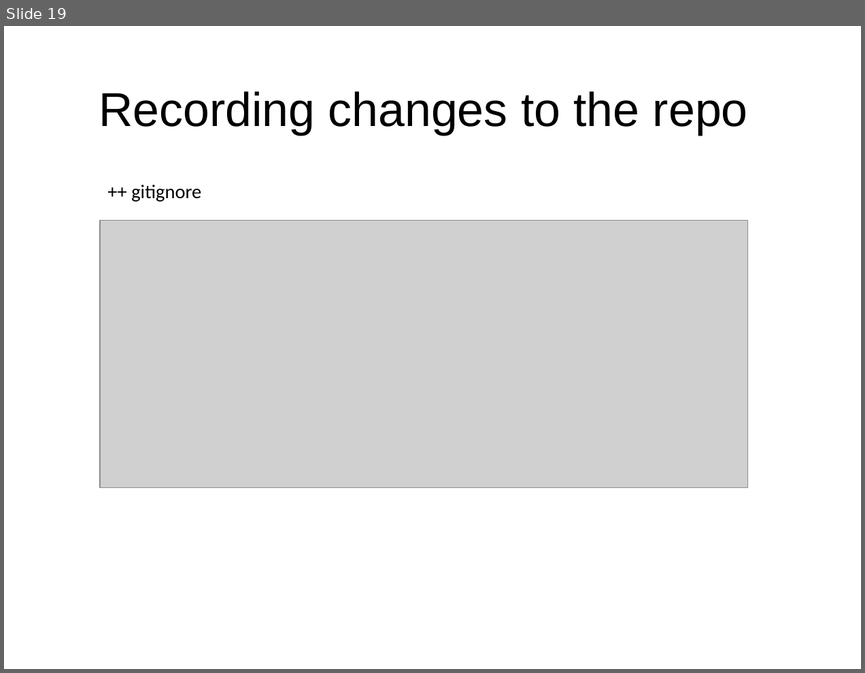
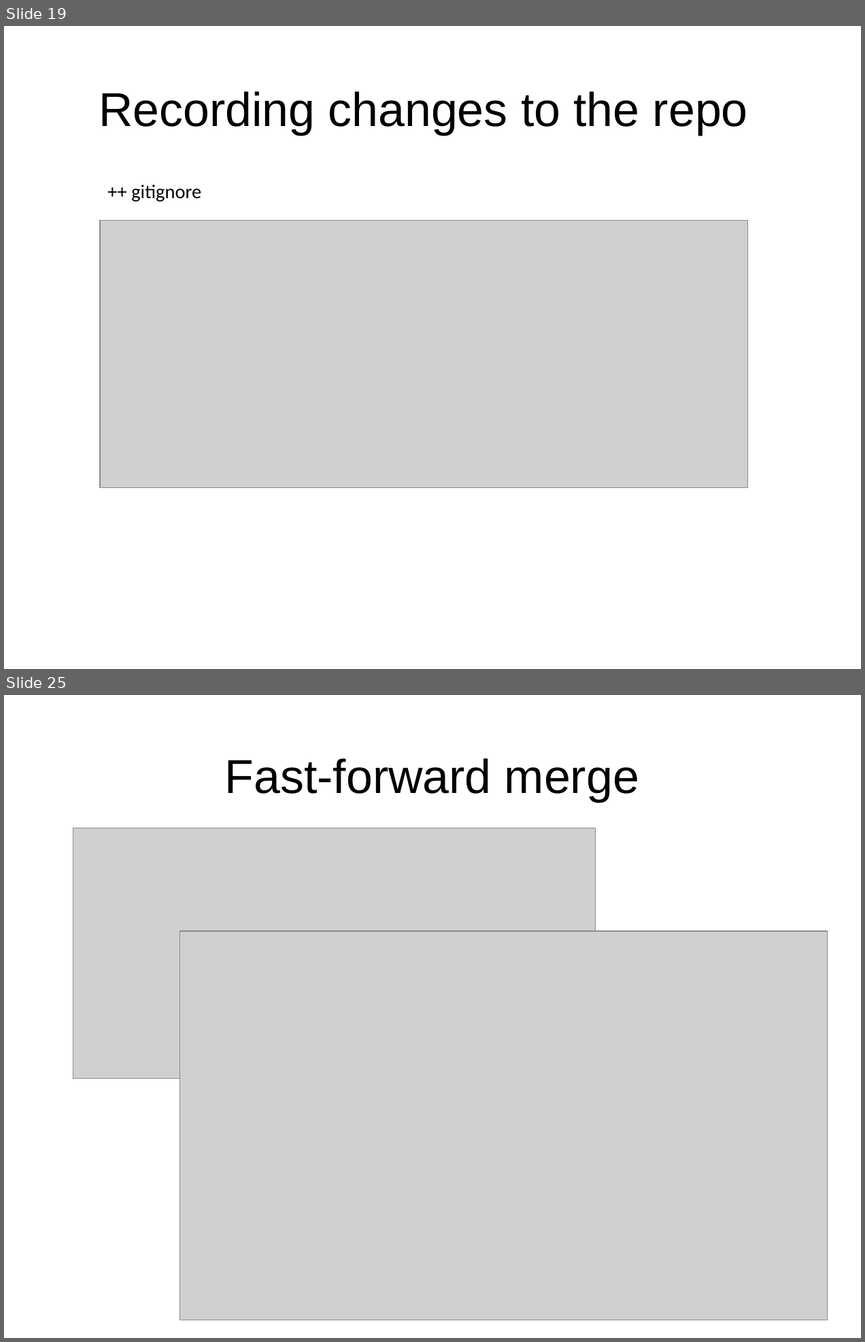
Before and after one commit to rosiv-git-trainings/docs, a slide deck: prezentacja.odp. Shown one above the other, each under a label of ours: slide 19 before the commit, slides 19 and 25 after it; the slides between them are not shown. The pictures are 865x673 and 865x1342 pixels, drawn with LibreOffice and Linux fonts; fonts in the diff are those of the drawing; grey boxes stand for pictures; background and template pictures are left out. Boxes give left, top, right and bottom in pixels: in the first picture for what was removed or moved away, otherwise in the second. Text is boxed around its words. In the diff, an @@ line names an element or a change of style, - is before the commit and + after.

```diff
--- a/prezentacja.odp
+++ b/prezentacja.odp
@@ slide 25 added at [4, 695, 861, 1338], background picture (left out) @@
@@ title added at [225, 758, 639, 802], 44 pt, text #000000 @@
+Fast-forward merge
@@ picture added at [73, 828, 596, 1079] @@
@@ picture added at [179, 932, 827, 1320] @@
```
Also in this commit, not shown: 1 slide changed, 14 other slides added, 1 slide removed, 2 other files.
